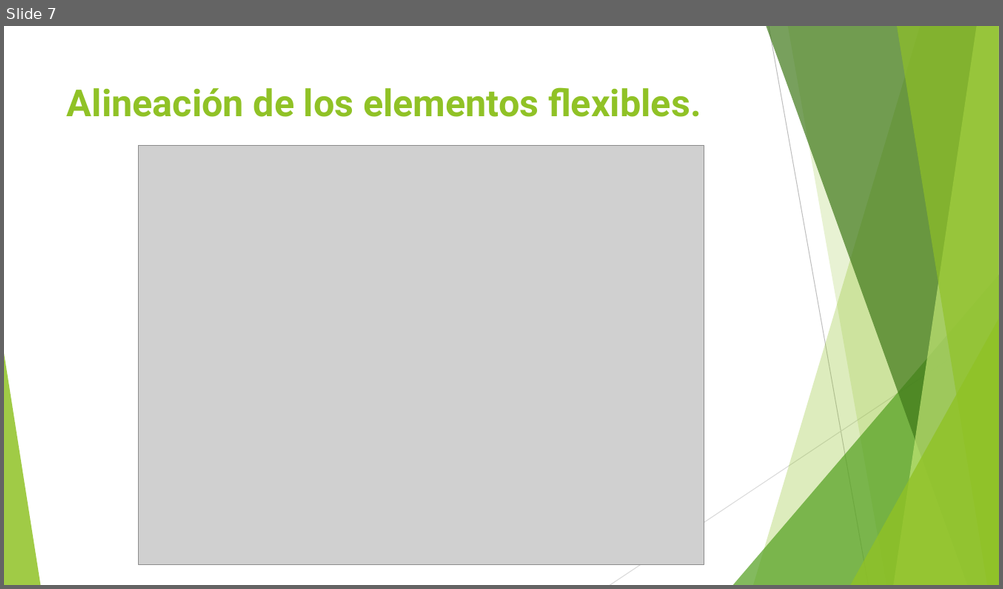
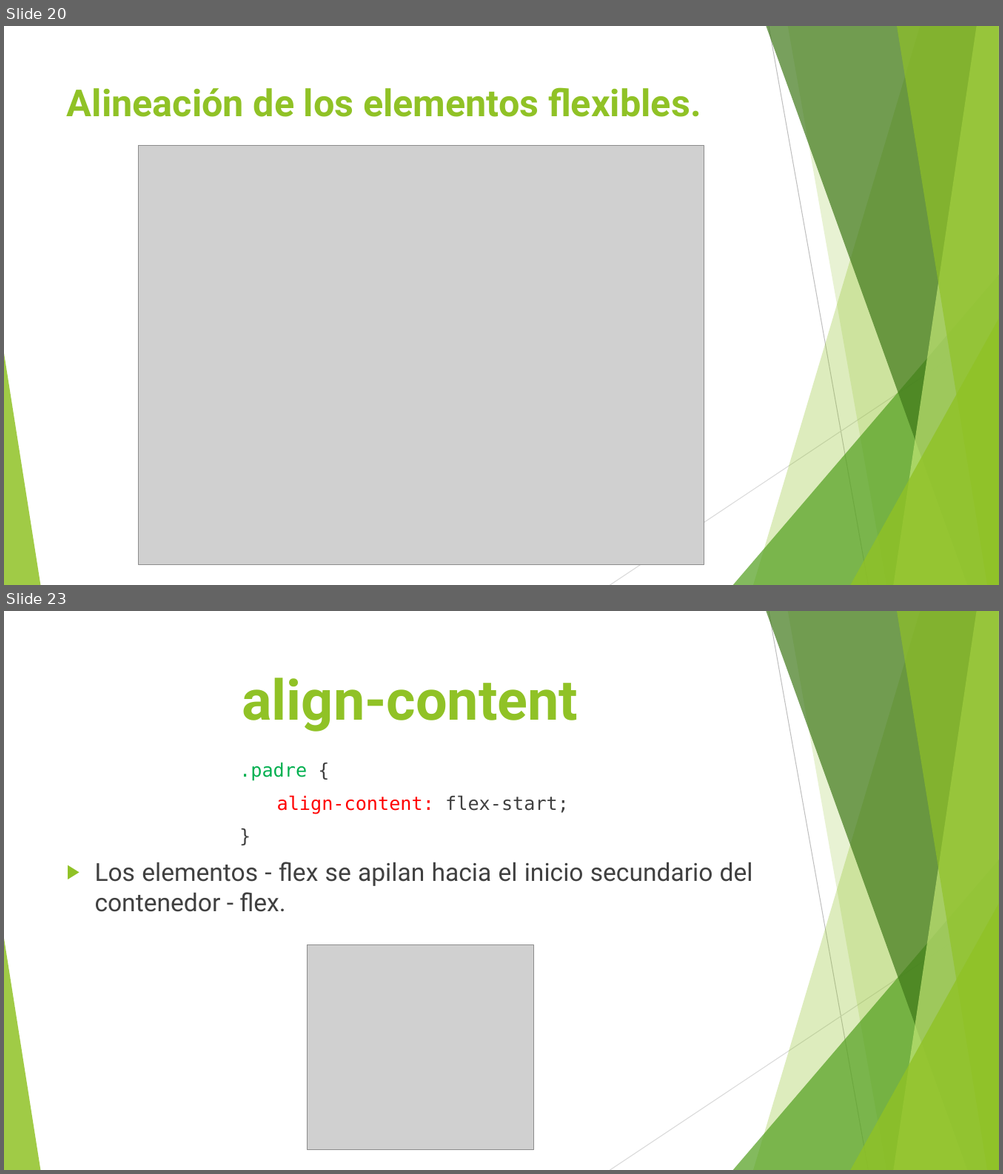
Before and after one commit to sergio180194/ProgramacionWeb, a slide deck: Flexbox/Flexbox.pptx. Shown one above the other, each under a label of ours: slide 7 before the commit, slides 20 and 23 after it; the slides between them are not shown. The pictures are 1003x589 and 1003x1174 pixels, drawn with LibreOffice and Linux fonts; fonts in the diff are those of the drawing; grey boxes stand for pictures. Boxes give left, top, right and bottom in pixels: in the first picture for what was removed or moved away, otherwise in the second. Text is boxed around its words. In the diff, an @@ line names an element or a change of style, - is before the commit and + after.

```diff
--- a/Flexbox/Flexbox.pptx
+++ b/Flexbox/Flexbox.pptx
@@ slide 23 added at [4,611,999,1170], background #FFFFFF; not listed: 10 template elements that a slide beside it also shows @@
@@ title added at [242,678,578,732], 54 pt, text #90C226, bold @@
+align-content
@@ text added at [239,763,569,815], 18 pt, text #FF0000 @@
+.padre {
+align-content: flex-start;
+}
@@ text added at [95,862,753,912], 24 pt, text #404040 @@
+▶ Los elementos - flex se apilan hacia el inicio secundario del contenedor - flex.
@@ picture added at [307,945,535,1150] @@
@@ what was slide 7 is now slide 20 @@
```
Also in this commit, not shown: 1 slide changed, 30 other slides added, 1 other file.
